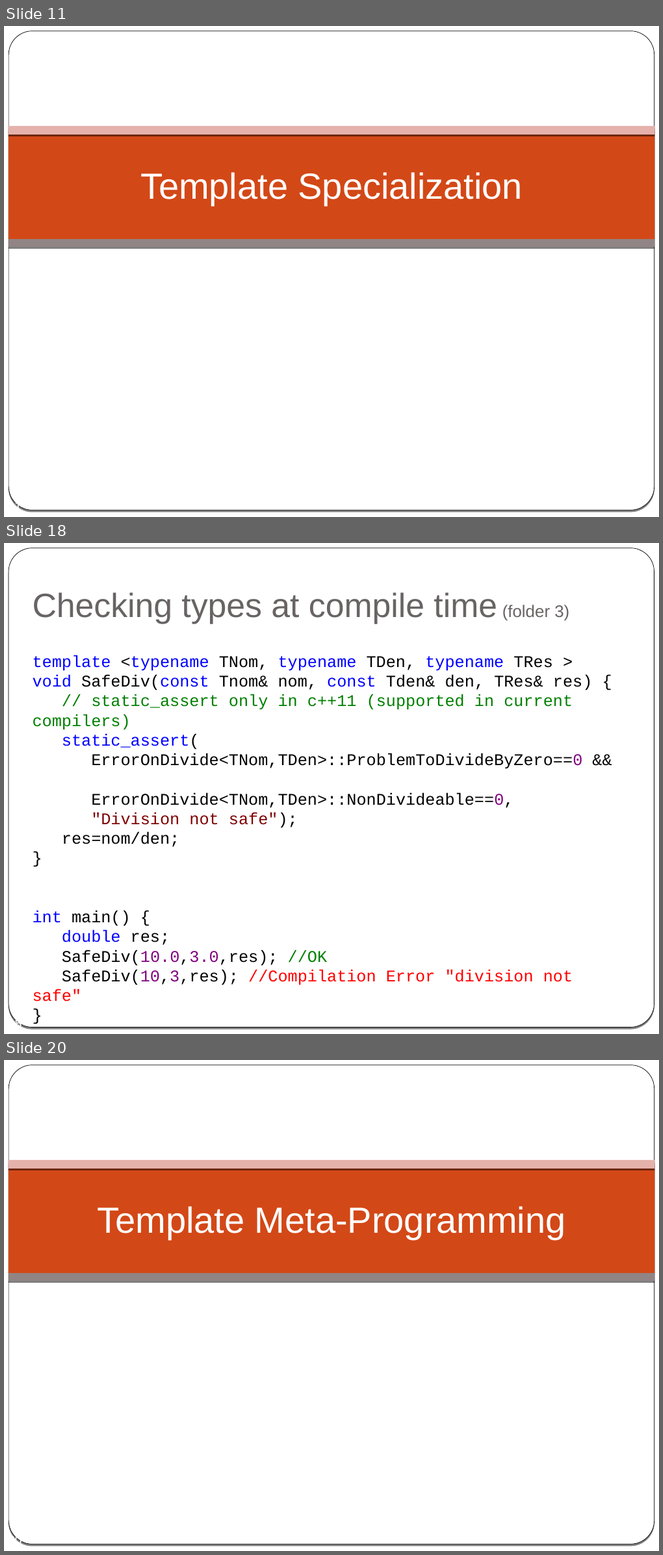
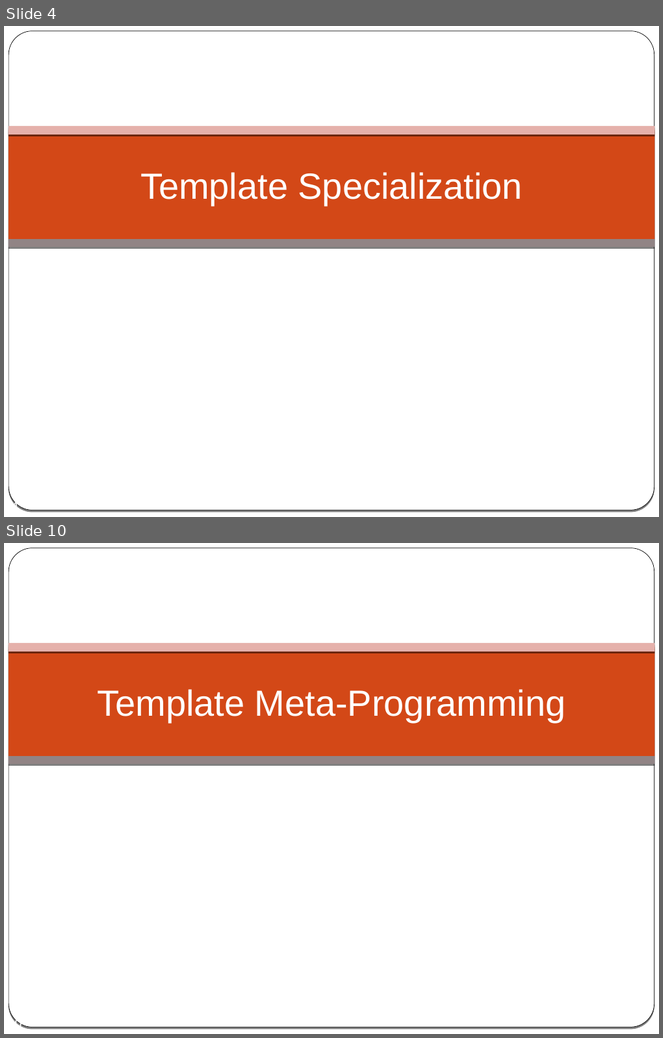
Before and after one commit to cpp-at-ariel/cpp-5779, a slide deck: 09-specializations-metaprogramming/slides.odp. Shown one above the other, each under a label of ours: slides 11, 18 and 20 before the commit, slides 4 and 10 after it; the slides between them are not shown. The pictures are 663x1555 and 663x1038 pixels, drawn with LibreOffice and Linux fonts; fonts in the diff are those of the drawing. Boxes give left, top, right and bottom in pixels: in the first picture for what was removed or moved away, otherwise in the second. Text is boxed around its words. In the diff, an @@ line names an element or a change of style, - is before the commit and + after.

```diff
--- a/09-specializations-metaprogramming/slides.odp
+++ b/09-specializations-metaprogramming/slides.odp
@@ slide 18 removed at <box>4,543,659,1034</box>, background gradient #000000 to #FFFFFF; not listed: 2 template elements that a slide beside it also shows @@
@@ title removed at <box>33,592,570,624</box> @@
-Checking types at compile time (folder 3)
@@ text removed at <box>33,655,592,1002</box> @@
-template <typename TNom, typename TDen, typename TRes >
-void SafeDiv(const Tnom& nom, const Tden& den, TRes& res) {
-// static_assert only in c++11 (supported in current compilers)
-static_assert(
-ErrorOnDivide<TNom,TDen>::ProblemToDivideByZero==0 &&
-ErrorOnDivide<TNom,TDen>::NonDivideable==0,
-"Division not safe");
-res=nom/den;
-}
-int main() {
-double res;
-SafeDiv(10.0,3.0,res); //OK
-SafeDiv(10,3,res); //Compilation Error "division not safe"
-}
@@ page number removed at <box>8,1018,22,1027</box> @@
-18
@@ what was slide 11 is now slide 4 @@
@@ page number at <box>11,501,18,508</box>: text changed @@
-11
+4
@@ what was slide 20 is now slide 10 @@
```
Also in this commit, not shown: 2 slides changed, 3 slides added, 12 other slides removed, 8 other files.
